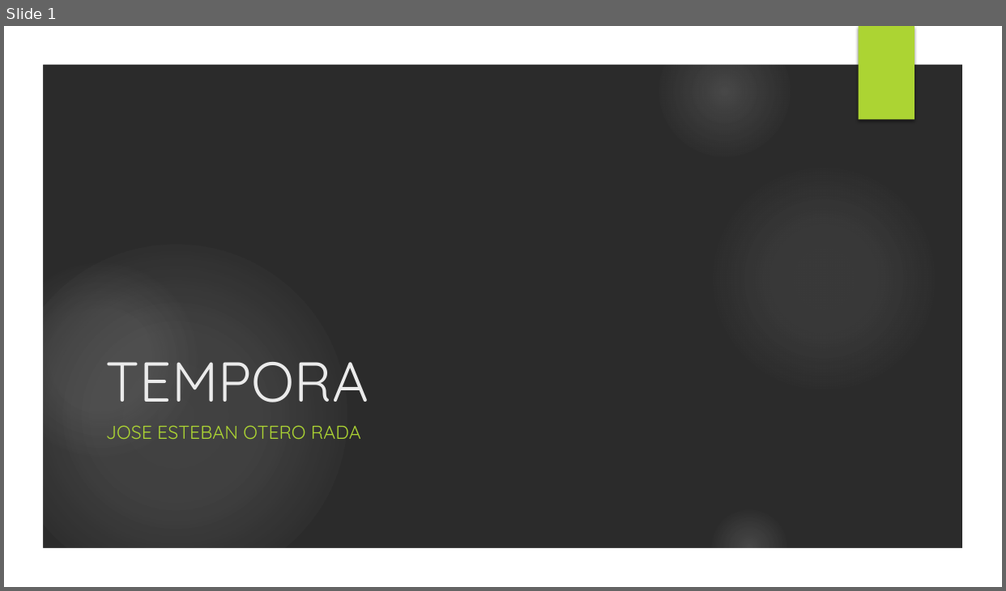
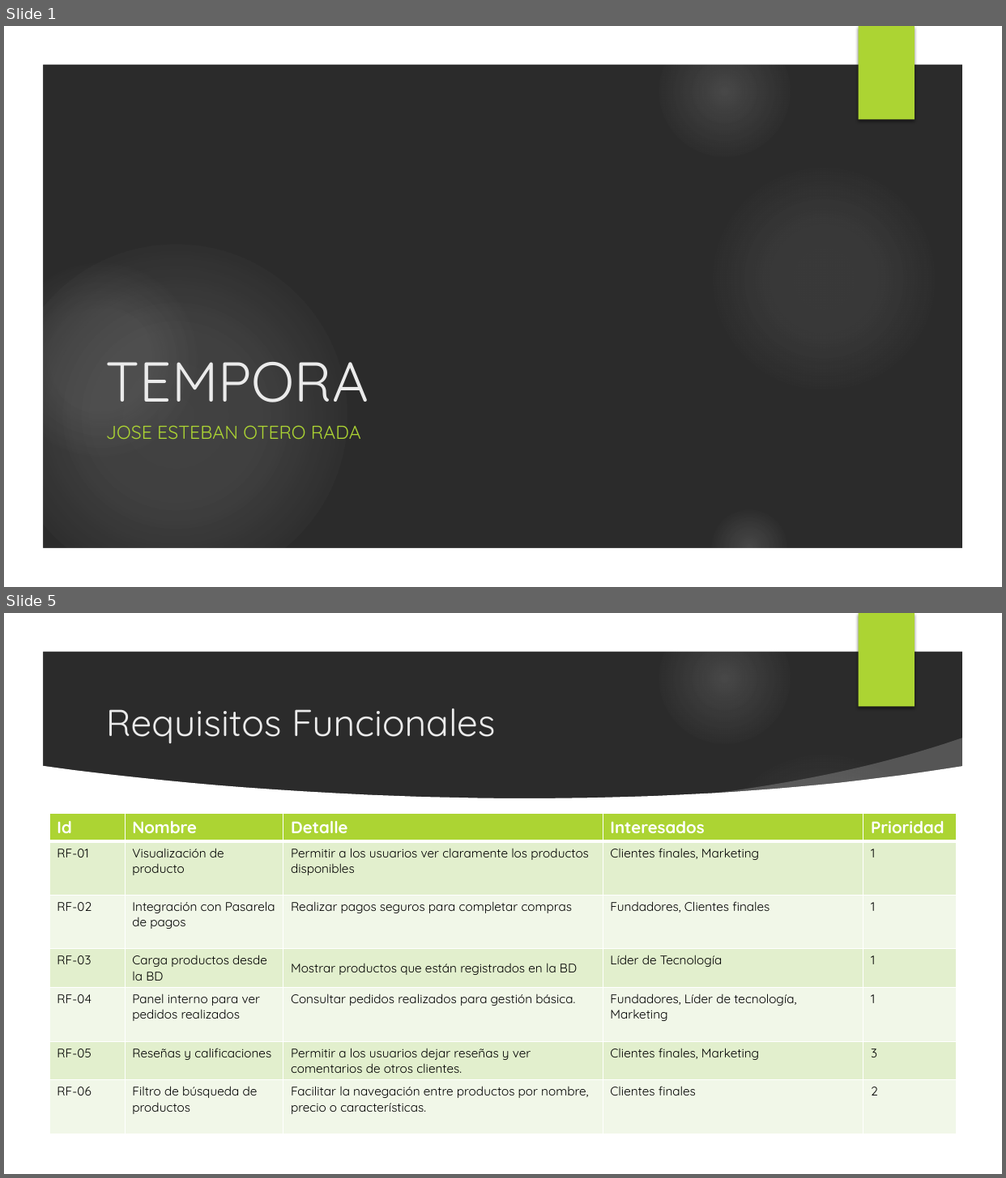
Before and after one commit to Jucer74/SoftwareArchitecture, a slide deck: Project/Context/tempora.context.pptx. Shown one above the other, each under a label of ours: slide 1 before the commit, slides 1 and 5 after it; the slides between them are not shown. The pictures are 1006x591 and 1006x1178 pixels, drawn with LibreOffice and Linux fonts; fonts in the diff are those of the drawing; background and template pictures are left out; a plain dark background stands for a picture behind light text. Boxes give left, top, right and bottom in pixels: in the first picture for what was removed or moved away, otherwise in the second. Text is boxed around its words. In the diff, an @@ line names an element or a change of style, - is before the commit and + after.

Commit message:
Primera Entrega

```diff
--- a/Project/Context/tempora.context.pptx
+++ b/Project/Context/tempora.context.pptx
@@ slide 5 added at (x1=4, y1=613, x2=1002, y2=1174), background picture (left out); not listed: 7 template elements that a slide beside it also shows @@
@@ title added at (x1=106, y1=709, x2=496, y2=743), 36 pt, text #EBEBEB @@
+Requisitos Funcionales
@@ freeform shape added at (x1=698, y1=738, x2=971, y2=820), fill #FFFFFF at 20% opacity @@
@@ freeform shape added at (x1=41, y1=766, x2=965, y2=1137), fill #FFFFFF @@
@@ table added at (x1=49, y1=814, x2=957, y2=1131), 7 rows, 5 columns @@
+Id | Nombre | Detalle | Interesados | Prioridad
+RF-01 | Visualización de producto | Permitir a los usuarios ver claramente los productos disponibles | Clientes finales, Marketing | 1
+RF-02 | Integración con Pasarela de pagos | Realizar pagos seguros para completar compras | Fundadores, Clientes finales | 1
+RF-03 | Carga productos desde la BD | Mostrar productos que están registrados en la BD | Líder de Tecnología | 1
+RF-04 | Panel interno para ver pedidos realizados | Consultar pedidos realizados para gestión básica. | Fundadores, Líder de tecnología, Marketing | 1
+RF-05 | Reseñas y calificaciones | Permitir a los usuarios dejar reseñas y ver comentarios de otros clientes. | Clientes finales, Marketing | 3
+RF-06 | Filtro de búsqueda de productos | Facilitar la navegación entre productos por nombre, precio o características. | Clientes finales | 2
```
Also in this commit, not shown: 2 slides changed, 6 other slides added.
